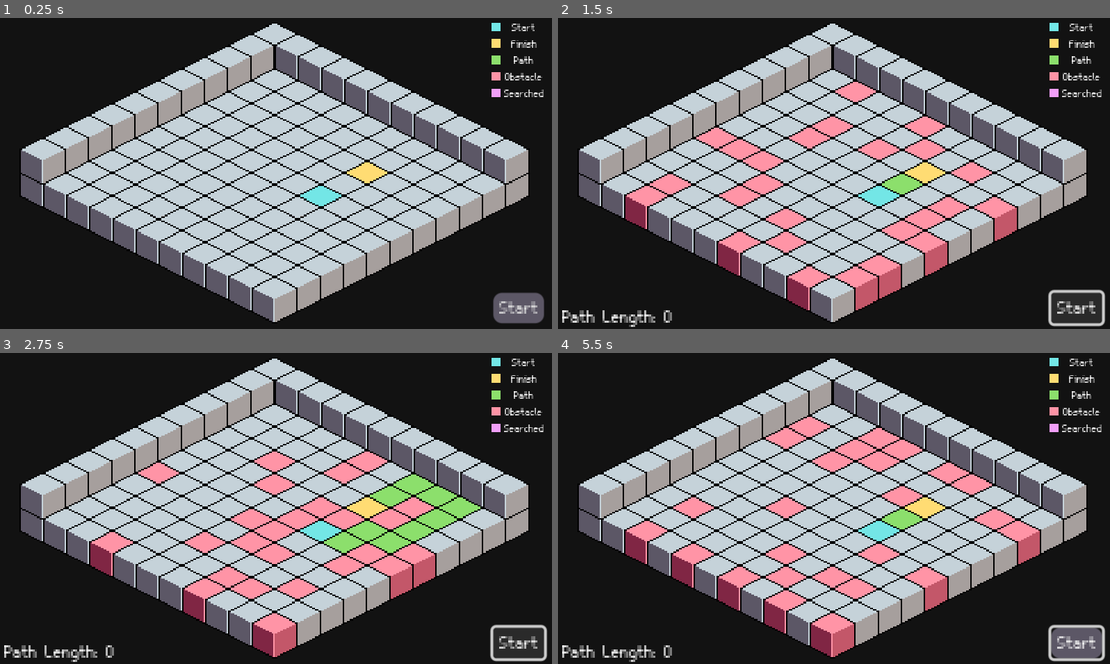
Above: before the commit, frames 1-4 (two rows, left to right).
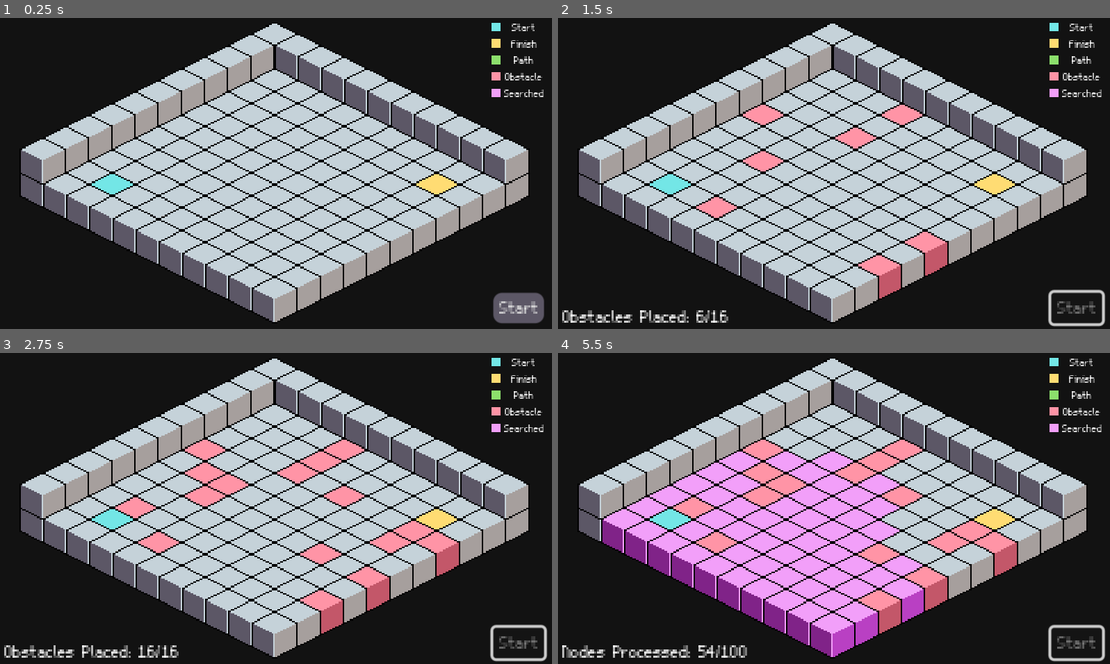
Above: after the commit, the same moments.

Repository: COMP359/Godot-Grassfire-Simulator
Game: Godot game, scene res://scenes/main.tscn
Two runs of this game, one before a commit and one after it. Both use one fixed random seed, a clock stepped at 60 frames per second and the inputs below.
Inputs (mouse positions are in pixels of both pictures, inside the frame that each line leads up to):
- Up to frame 1 (0.25 s): no input
- Up to frame 2 (1.5 s): click "Start" at 0.5 s; click (1076, 307) at 1.25 s, where only the run before the commit has a clickable "Start"
- Up to frame 3 (2.75 s): click (518, 642) at 2 s, where only the run before the commit has a clickable "Start"
- Up to frame 4 (5.5 s): tap Enter at 2.75 s; move the mouse to (955, 492) at 2.77 s; hold Shift 2.78-3.5 s; click (955, 492) at 2.92 s; drag from (723, 524) to (806, 570) at 3.52 s; move the mouse to (889, 440) at 4.27 s; tap Ctrl at 4.35 s; click (889, 440) at 4.42 s; drag from (806, 570) to (668, 461) at 5.02 s

The runs differ from the first frame. In frame 1, 1.1% of the frame differs, in the area x 16-83%, y 46-61%; in frame 2, 11%; in frame 3, 17%; in frame 4, 27%, in the area x 0-99%, y 20-100%.

Commit message:
Finished Stable Version
Co-Authored-By: Braedon McRae <114954354+BraedonM@users.noreply.github.com>
Co-Authored-By: Angad Kahlon <140554537+angadkahlon@users.noreply.github.com>

Diff:
--- a/scenes/main.gd
+++ b/scenes/main.gd
@@ -4,6 +4,7 @@
 @onready var obstacle_sound = $obstacle_sound
 @onready var search_sound = $search_sound
 @onready var label = $label
+@onready var finished_label = $finished_label
 @onready var start = $start
 
 var grid = []
@@ -46,6 +47,7 @@
 
 func _on_start_pressed():
 	start.set_disabled(true)
+	search_sound.pitch_scale = 1
 	clear_grid()
 	create_obstacles()
 	grassfire_search_algo()
@@ -62,11 +64,10 @@
 			grid[randomX][-randomY] = -3
 			tilemap.set_cell(0, Vector2i(randomX, randomY), 0, obstacle_cube)
 			var timeout = max(0.05, 0.15 - (0.10 * obstaclesPlaced / numberOfObstacles))  # Decrease timeout as more obstacles are placed
-			#await get_tree().create_timer(timeout).timeout
+			await get_tree().create_timer(timeout).timeout
 			obstacle_sound.play()
 			obstaclesPlaced += 1
 			label.text = "Obstacles Placed: " + str(obstaclesPlaced) + "/" + str(numberOfObstacles)
-
 
 func clear_grid():
 	for i in grid_width:
@@ -87,7 +88,7 @@
 
 func grassfire_search_algo():
 	var numberOfObstacles = int(percentage_obstacles + 0.5)
-	#await get_tree().create_timer((numberOfObstacles / 2.0 * (0.15 + 0.05)) + 1).timeout # wait for obstacles to be created
+	await get_tree().create_timer((numberOfObstacles / 2.0 * (0.15 + 0.05)) + 1).timeout # wait for obstacles to be created
 	grassfire_search.append(Vector2i(start_position_x, start_position_y))
 
 	searched_nodes = []
@@ -109,6 +110,7 @@
 			if (new_node.x == finish_position_x and new_node.y == finish_position_y):
 				# Found the finish
 				grid[new_node.x][-new_node.y] = -4
+				finished_label.visible = true
 
 			if is_valid(new_node.x, new_node.y):
 				grid[new_node.x][-new_node.y] = next_current_value
@@ -116,21 +118,18 @@
 				tilemap.set_cell(0, new_node, 0, search_cube)
 				add_to_set(new_node)
 
-		#await get_tree().create_timer(0.04).timeout
+		await get_tree().create_timer(0.04).timeout
 		search_sound.play()
 		label.text = "Nodes Processed: " + str(searched_nodes.size()) + "/" + str(totalNodes)
 
-	for i in grid_width:
-		print(grid[i])
 
-	#await get_tree().create_timer(1).timeout
+	await get_tree().create_timer(1).timeout
+	finished_label.visible = false
 
 	if (grid[finish_position_x][-finish_position_y] == -4):
 		show_path()
 	else:
 		label.text = "No Path Found!"
-	start.set_disabled(false)
-
 
 var shortest_path = []
 
@@ -142,6 +141,7 @@
 	for node in searched_nodes:
 		tilemap.set_cell(0, node, 0, empty_cube)
 	label.text = "Path Length: " + str(shortest_path.size())
+	search_sound.pitch_scale = 1.5
 
 	var final_path = []
 
@@ -170,8 +170,24 @@
 		if (finished == true):
 			final_path.append(Vector2i(min_x, min_y))
 			finished_node = final_path[-1]
-	for i in final_path:
-		tilemap.set_cell(0, i, 0, path_cube)
+
+	var path_length = 1
+	for i in range(final_path.size() - 1, -1, -1):
+		await get_tree().create_timer(0.25).timeout
+		search_sound.play()
+		tilemap.set_cell(0, final_path[i], 0, path_cube)
+		label.text = "Path Length: " + str(path_length)
+		path_length += 1
+	await get_tree().create_timer(0.5).timeout
+	search_sound.pitch_scale = 2
+	search_sound.play()
+	await get_tree().create_timer(0.15).timeout
+	search_sound.pitch_scale = 2.5
+	search_sound.play()
+	await get_tree().create_timer(0.15).timeout
+	search_sound.pitch_scale = 4
+	search_sound.play()
+	start.set_disabled(false)
 
 func add_to_set(element):
 	if element not in searched_nodes:
--- a/scenes/main.tscn
+++ b/scenes/main.tscn
@@ -60,13 +60,17 @@
 [sub_resource type="LabelSettings" id="LabelSettings_385mf"]
 font = ExtResource("2_pc42s")
 
+[sub_resource type="LabelSettings" id="LabelSettings_38w3s"]
+font = ExtResource("2_pc42s")
+font_color = Color(0.54902, 0.87451, 0.423529, 1)
+
 [node name="main" type="Node2D"]
 script = ExtResource("1_joo28")
-start_position_x = 6
-start_position_y = -5
-finish_position_x = 6
-finish_position_y = -7
-percentage_obstacles = 25.0
+start_position_x = 1
+start_position_y = -1
+finish_position_x = 8
+finish_position_y = -8
+percentage_obstacles = 16.0
 
 [node name="tilemap" type="TileMap" parent="."]
 y_sort_enabled = true
@@ -182,6 +186,15 @@
 offset_bottom = 223.0
 label_settings = SubResource("LabelSettings_385mf")
 
+[node name="finished_label" type="Label" parent="."]
+visible = false
+offset_left = 5.0
+offset_top = 185.0
+offset_right = 140.0
+offset_bottom = 208.0
+text = "Finish Found!"
+label_settings = SubResource("LabelSettings_38w3s")
+
 [node name="camera" type="Camera2D" parent="."]
 position = Vector2(192, 108)
 zoom = Vector2(3, 3)
Not shown: 1 places in scenes/main.tscn that only renumber resources
